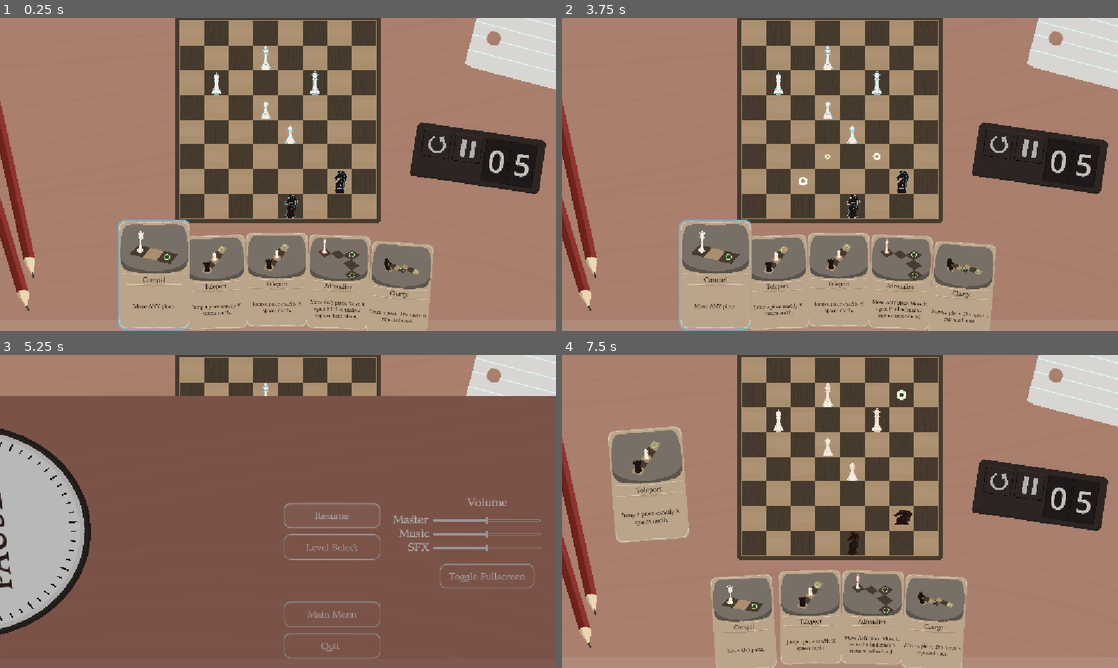
Above: before the commit, frames 1-4 (two rows, left to right).
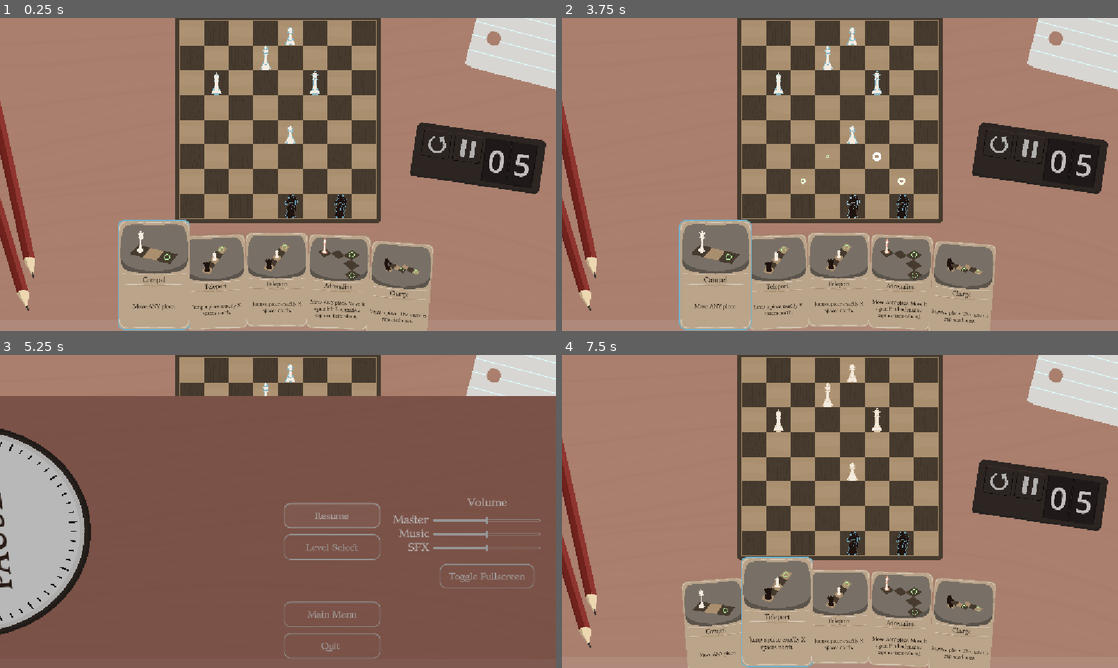
Above: after the commit, the same moments.

Repository: yourname3/gmtk-2026
Game: Godot game, scene res://levels/random5.tscn
The game is run twice, just before and just after one commit, with the same random seed, the same clock (stepped at 60 frames per second) and the same inputs. This scene is started directly instead of the project's main scene.
Inputs (mouse positions are in pixels of both pictures, inside the frame that each line leads up to):
- Up to frame 1 (0.25 s): no input
- Up to frame 2 (3.75 s): click (1001, 143) at 0.5 s; click (1001, 143) at 1.25 s; click (1001, 143) at 2 s; click "Undo" at 2.75 s; tap Enter at 3.5 s; move the mouse to (851, 205) at 3.52 s; click (851, 205) at 3.6 s
- Up to frame 3 (5.25 s): click (467, 486) at 4.25 s; click "Resume" at 5 s
- Up to frame 4 (7.5 s): tap Space at 5.75 s; move the mouse to (801, 517) at 5.77 s; click (801, 517) at 5.85 s; click "Undo" at 6.5 s; tap Enter at 7.25 s; move the mouse to (901, 517) at 7.27 s; click (901, 517) at 7.35 s

The runs differ from the first frame. In frame 1, 0.4% of the frame differs, in the area x 47-63%, y 2-64%; in frame 2, 0.4%; in frame 3, less than 0.1%; in frame 4, 13%, in the area x 8-78%, y 2-100%.

Commit message:
level decheese + hopefully fix the other thing

Diff:
--- a/level_select/level_select.tscn
+++ b/level_select/level_select.tscn
@@ -402,6 +402,12 @@
 tile_set = SubResource("TileSet_16arb")
 script = ExtResource("10_ad3wc")
 
+[node name="Trim2" type="TileMapLayer" parent="." unique_id=903754602]
+unique_name_in_owner = true
+tile_map_data = PackedByteArray("AAABAAMAAAAAAAAAAAA=")
+tile_set = SubResource("TileSet_16arb")
+script = ExtResource("10_ad3wc")
+
 [node name="UnlockShimmer" type="AudioStreamPlayer" parent="." unique_id=1514669316]
 unique_name_in_owner = true
 stream = ExtResource("11_4a7ur")
--- a/levels/random5.tscn
+++ b/levels/random5.tscn
@@ -10,39 +10,39 @@
 
 [node name="Level" unique_id=1114344541 instance=ExtResource("1_sokdp")]
 
-[node name="ChessBoard" parent="." index="2" unique_id=854148038]
-layer_0/tile_data = PackedInt32Array(0, 0, 0, 65537, 0, 0, 131074, 0, 0, 196611, 0, 0, 1, 65536, 0, 65538, 65536, 0, 131075, 65536, 0, 65536, 65536, 0, 131073, 65536, 0, 196610, 65536, 0, 2, 0, 0, 65539, 0, 0, 131072, 0, 0, 196609, 0, 0, 196608, 65536, 0, 3, 65536, 0, 262144, 0, 0, 327680, 65536, 0, 393216, 0, 0, 458752, 65536, 0, 262145, 65536, 0, 327681, 0, 0, 393217, 65536, 0, 458753, 0, 0, 262146, 0, 0, 327682, 65536, 0, 393218, 0, 0, 458754, 65536, 0, 262147, 65536, 0, 327683, 0, 0, 393219, 65536, 0, 458755, 0, 0, 4, 0, 0, 65540, 65536, 0, 131076, 0, 0, 196612, 65536, 0, 5, 65536, 0, 65541, 0, 0, 131077, 65536, 0, 196613, 0, 0, 6, 0, 0, 65542, 65536, 0, 131078, 0, 0, 196614, 65536, 0, 7, 65536, 0, 65543, 0, 0, 131079, 65536, 0, 196615, 0, 0, 262148, 0, 0, 327684, 65536, 0, 393220, 0, 0,  …(209 unchanged characters)…
+[node name="ChessBoard" parent="." index="1" unique_id=854148038]
+layer_0/tile_data = PackedInt32Array(0, 0, 0, 65537, 0, 0, 131074, 0, 0, 196611, 0, 0, 262148, 0, 0, 1, 65536, 0, 65538, 65536, 0, 131075, 65536, 0, 196612, 65536, 0, 65536, 65536, 0, 131073, 65536, 0, 196610, 65536, 0, 262147, 65536, 0, 2, 0, 0, 65539, 0, 0, 131076, 0, 0, 131072, 0, 0, 196609, 0, 0, 262146, 0, 0, 196608, 65536, 0, 262145, 65536, 0, 262144, 0, 0, 3, 65536, 0, 65540, 65536, 0, 4, 0, 0, 327680, 65536, 0, 393216, 0, 0, 458752, 65536, 0, 327681, 0, 0, 393217, 65536, 0, 458753, 0, 0, 327682, 65536, 0, 393218, 0, 0, 458754, 65536, 0, 327683, 0, 0, 393219, 65536, 0, 458755, 0, 0, 5, 65536, 0, 65541, 0, 0, 131077, 65536, 0, 196613, 0, 0, 6, 0, 0, 65542, 65536, 0, 131078, 0, 0, 196614, 65536, 0, 7, 65536, 0, 65543, 0, 0, 131079, 65536, 0, 196615, 0, 0, 327684, 65536, 0, 393220, 0, 0,  …(209 unchanged characters)…
 
 [node name="CardHand" parent="CanvasLayer/Control" parent_id_path=PackedInt32Array(746026494) index="0" unique_id=850826435]
 cards = Array[ExtResource("2_8invb")]([ExtResource("3_t2jus"), ExtResource("4_ml12o"), ExtResource("4_ml12o"), ExtResource("5_h5ilr"), ExtResource("6_mc5ks")])
 
-[node name="Piece2" parent="." index="6" unique_id=2027962203 instance=ExtResource("2_s0tf4")]
+[node name="Piece2" parent="." index="5" unique_id=2027962203 instance=ExtResource("2_s0tf4")]
 position = Vector2(1024, 1792)
 type = 2
 
-[node name="Piece3" parent="." index="7" unique_id=1821463693 instance=ExtResource("2_s0tf4")]
-position = Vector2(1536, 1536)
+[node name="Piece3" parent="." index="6" unique_id=1821463693 instance=ExtResource("2_s0tf4")]
+position = Vector2(1536, 1792)
 type = 2
 
-[node name="Piece4" parent="." index="8" unique_id=1677612804 instance=ExtResource("2_s0tf4")]
+[node name="Piece4" parent="." index="7" unique_id=1677612804 instance=ExtResource("2_s0tf4")]
 position = Vector2(256, 512)
 type = 3
 is_black = false
 
-[node name="Piece5" parent="." index="9" unique_id=173869876 instance=ExtResource("2_s0tf4")]
+[node name="Piece5" parent="." index="8" unique_id=173869876 instance=ExtResource("2_s0tf4")]
 position = Vector2(1280, 512)
 type = 4
 is_black = false
 
-[node name="Piece6" parent="." index="10" unique_id=567553815 instance=ExtResource("2_s0tf4")]
+[node name="Piece6" parent="." index="9" unique_id=567553815 instance=ExtResource("2_s0tf4")]
 position = Vector2(1024, 1024)
 is_black = false
 
-[node name="Piece8" parent="." index="11" unique_id=311133530 instance=ExtResource("2_s0tf4")]
-position = Vector2(768, 768)
+[node name="Piece8" parent="." index="10" unique_id=311133530 instance=ExtResource("2_s0tf4")]
+position = Vector2(1024, 0)
 is_black = false
 
-[node name="Piece7" parent="." index="12" unique_id=288698091 instance=ExtResource("2_s0tf4")]
+[node name="Piece7" parent="." index="11" unique_id=288698091 instance=ExtResource("2_s0tf4")]
 position = Vector2(768, 256)
 type = 5
 is_black = false
